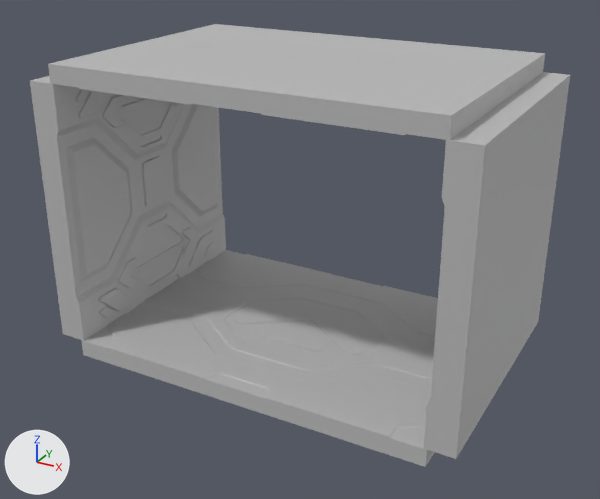
The FBX model Assets/ART/3D/LAB/LAB_SECTION_2/LAB_SECTION_2.fbx, before and after one commit.
The view is the same before and after, from a 50 mm camera at (26.8, -49.3, 21.5) aimed at (0.3, -1.1, -2.5). The lights are fixed; the arrows at lower left show +X, +Y and +Z. Where no turn or scale is listed for an object, it has been applied to the vertices.

Objects in the first picture: 'LAB_SECTION_2'.
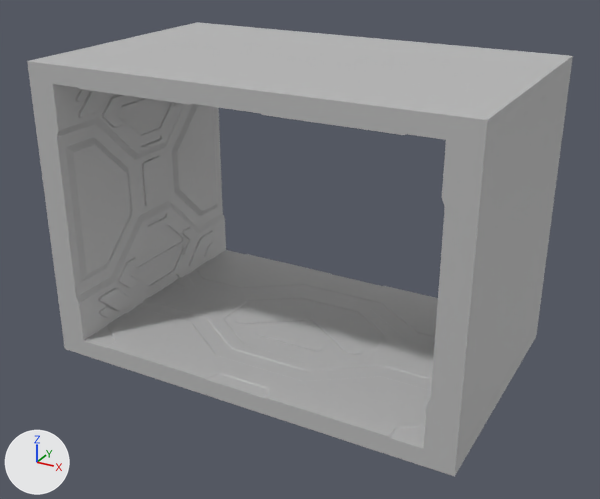
Where the change shows, as pixel boxes (x1, y1, x2, y2) in the pictures (600 x 499 px):
'LAB_SECTION_2', reshaped
    before: (30, 24, 570, 467)
    after: (27, 22, 573, 477)
part 1 of me_mesh, added
    after: (425, 323, 538, 477)
part 2 of me_mesh, added
    after: (450, 53, 573, 145)
part 3 of me_mesh, added
    after: (63, 334, 83, 355)
part 4 of me_mesh, added
    after: (27, 22, 213, 80)

What changed in the scene script:
```text
Change me_mesh:
    used by ob_lab_section_2_1; location = (15.5, -9.6, -9.6)
    remove me_mesh.from_pydata(...)  # 7126 vertices, 14180 faces; spans x -31.0..0.0, y 0.0..19.2, z -1.3..20.5
    add me_mesh.from_pydata(...)  # 7666 vertices, 15268 faces; spans x -31.0..0.0, y 0.0..19.2, z -1.3..20.5
    me_mesh part 1: 136 vertices added at x 0.0, y 0.0..19.2, z -1.3..0.1
    me_mesh part 2: 136 vertices added at x 0.0, y 0.0..19.2, z 19.1..20.5
    me_mesh part 3: 134 vertices added at x -31.0, y 0.0..19.2, z -1.3..0.1
    me_mesh part 4: 134 vertices added at x -31.0, y 0.0..19.2, z 19.1..20.5
```
